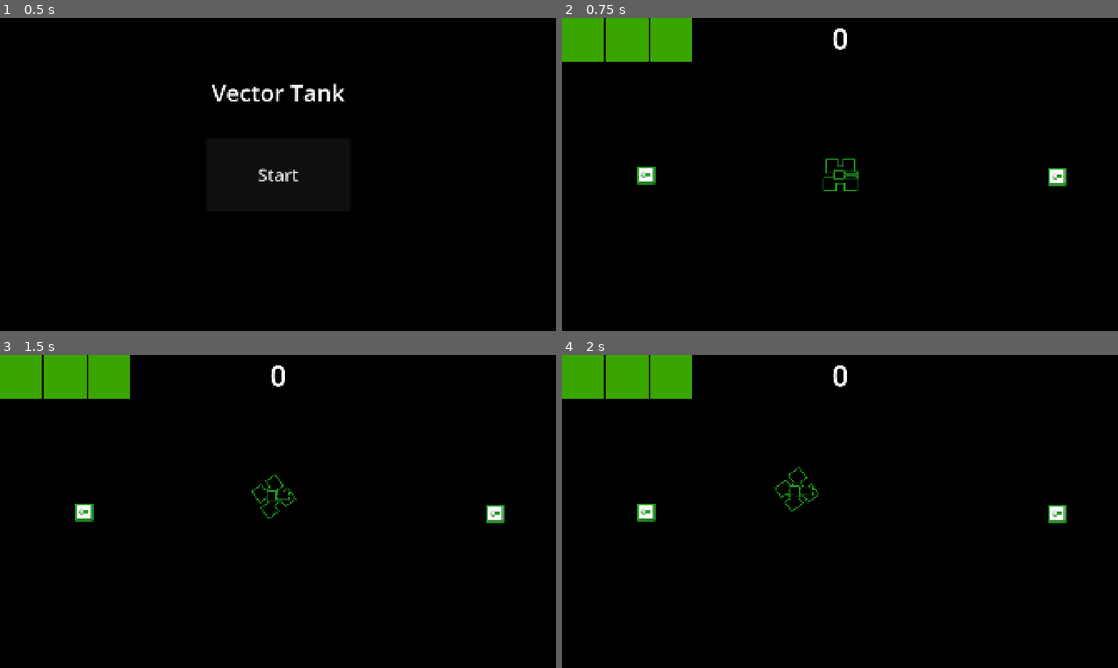
Above: before the commit, frames 1-4 (two rows, left to right).
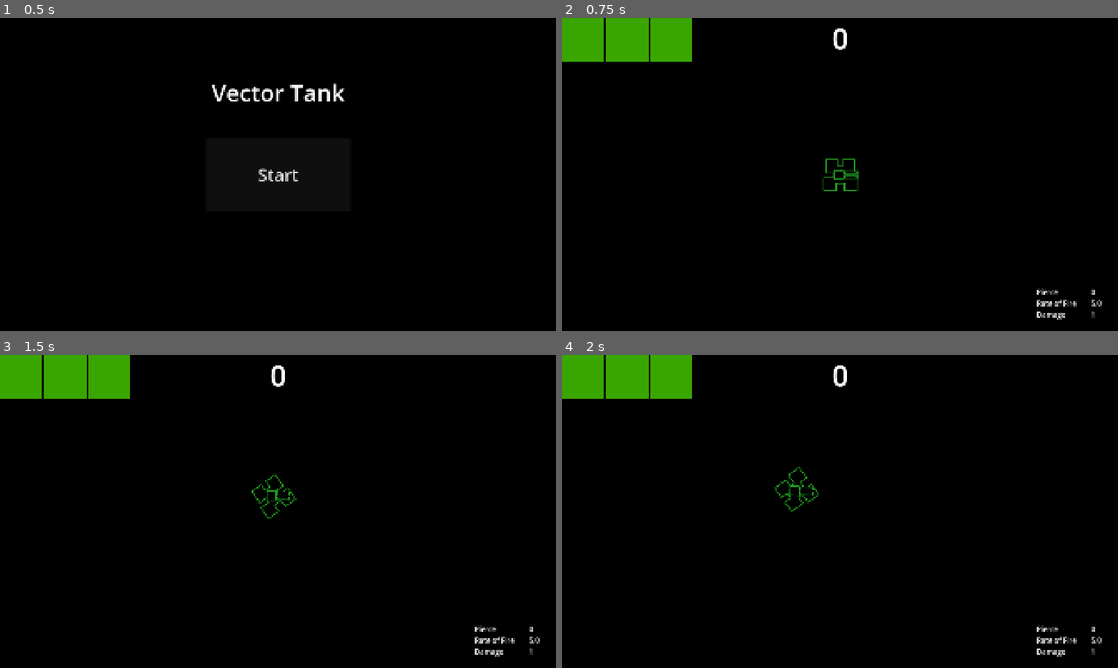
Above: after the commit, the same moments.

Repository: wlotter/godot-vector-tank
Game: Godot game, scene res://main.tscn
Two runs of this game, one before a commit and one after it. Both use one fixed random seed, a clock stepped at 60 frames per second and the inputs below.
Inputs (mouse positions are in pixels of both pictures, inside the frame that each line leads up to):
- Up to frame 1 (0.5 s): no input
- Up to frame 2 (0.75 s): click "Start" at 0.5 s
- Up to frame 3 (1.5 s): tap Enter at 1.25 s; move the mouse to (400, 495) at 1.27 s; hold W (move forwards) from 1.28 s (still down); hold A (rotate anticlockwise) from 1.28 s (still down)
- Up to frame 4 (2 s): keep holding W (move forwards); keep holding A (rotate anticlockwise)

Frame 1 is identical in both runs. In frame 2, 0.7% of the frame differs, in the area x 13-98%, y 47-97%; in frame 3, 0.7%; in frame 4, 0.7%.

Commit message:
power ups

Diff:
--- a/battle.gd
+++ b/battle.gd
@@ -10,7 +10,7 @@
 
 # Called when the node enters the scene tree for the first time.
 func _ready() -> void:
-	pass
+	$HUD.set_stats($Tank.get_stats())
 
 
 # Called every frame. 'delta' is the elapsed time since the previous frame.
@@ -58,3 +58,7 @@
 		var game_over_screen = load("res://scenes/ui/game_over.tscn").instantiate()
 		game_over_screen.set_score_display(score)
 		add_child(game_over_screen)
+
+
+func _on_tank_stat_update(stats: Dictionary) -> void:
+	$HUD.set_stats(stats)
--- a/battle.tscn
+++ b/battle.tscn
@@ -1,8 +1,7 @@
-[gd_scene load_steps=6 format=3 uid="uid://3ikl7ryb3a36"]
+[gd_scene load_steps=5 format=3 uid="uid://3ikl7ryb3a36"]
 
 [ext_resource type="Script" uid="uid://b0v6hvmikp60t" path="res://battle.gd" id="1_8lvy3"]
 [ext_resource type="PackedScene" uid="uid://dupeim4n8n1au" path="res://scenes/player/tank.tscn" id="1_n51mc"]
-[ext_resource type="PackedScene" uid="uid://da4ntn2dywxwi" path="res://scenes/player/power_up.tscn" id="4_6t8i5"]
 [ext_resource type="PackedScene" uid="uid://d0wg2j6y5d4x1" path="res://hud.tscn" id="5_ei00m"]
 
 [sub_resource type="Curve2D" id="Curve2D_7sfm4"]
@@ -22,12 +21,6 @@
 [node name="Tank" parent="." instance=ExtResource("1_n51mc")]
 position = Vector2(960, 540)
 rotation = -1.5708
-
-[node name="PowerUp" parent="." instance=ExtResource("4_6t8i5")]
-position = Vector2(1709, 547)
-
-[node name="PowerUp2" parent="." instance=ExtResource("4_6t8i5")]
-position = Vector2(289, 541)
 
 [node name="HUD" parent="." instance=ExtResource("5_ei00m")]
 
@@ -49,5 +42,6 @@
 position = Vector2(-128, -128)
 
 [connection signal="health_update" from="Tank" to="." method="_on_tank_health_update"]
+[connection signal="stat_update" from="Tank" to="." method="_on_tank_stat_update"]
 [connection signal="timeout" from="EnemySpawnPath/EnemySpawnTimer" to="." method="_on_enemy_spawn_timer_timeout"]
 [connection signal="timeout" from="EnemySpawnPath/EnemySpawnRampupTimer" to="." method="_on_enemy_spawn_rampup_timer_timeout"]
--- a/hud.gd
+++ b/hud.gd
@@ -21,6 +21,10 @@
 func set_score(score):
 	$CanvasLayer/Label.text = str(score)
 
+func set_stats(dict: Dictionary) -> void:
+	$CanvasLayer/GridContainer/PierceValue.text = str(dict.get("pierce", 0))
+	$CanvasLayer/GridContainer/ROFValue.text = str(dict.get("rate_of_fire", 5))
+	$CanvasLayer/GridContainer/DamageValue.text = str(dict.get("damage", 1))
 
 func set_health(value: int):
 	for i in range(value):
--- a/hud.tscn
+++ b/hud.tscn
@@ -1,6 +1,7 @@
-[gd_scene load_steps=2 format=3 uid="uid://d0wg2j6y5d4x1"]
+[gd_scene load_steps=3 format=3 uid="uid://d0wg2j6y5d4x1"]
 
 [ext_resource type="Script" uid="uid://bhr4fxfk7ww36" path="res://hud.gd" id="1_fyqef"]
+[ext_resource type="Theme" uid="uid://b0m0td2f2x6cs" path="res://scenes/ui/hud.tres" id="2_64ctp"]
 
 [node name="HUD" type="Control"]
 layout_mode = 3
@@ -49,3 +50,48 @@
 layout_mode = 2
 size_flags_horizontal = 3
 color = Color(0.223529, 0.65098, 0, 1)
+
+[node name="GridContainer" type="GridContainer" parent="CanvasLayer"]
+anchors_preset = 3
+anchor_left = 1.0
+anchor_top = 1.0
+anchor_right = 1.0
+anchor_bottom = 1.0
+offset_left = -120.0
+offset_top = -80.0
+offset_right = -58.0
+offset_bottom = -40.0
+grow_horizontal = 0
+grow_vertical = 0
+theme_override_constants/h_separation = 50
+columns = 2
+
+[node name="PierceLabel" type="Label" parent="CanvasLayer/GridContainer"]
+layout_mode = 2
+theme = ExtResource("2_64ctp")
+text = "Pierce"
+
+[node name="PierceValue" type="Label" parent="CanvasLayer/GridContainer"]
+layout_mode = 2
+theme = ExtResource("2_64ctp")
+text = "0"
+
+[node name="ROFLabel" type="Label" parent="CanvasLayer/GridContainer"]
+layout_mode = 2
+theme = ExtResource("2_64ctp")
+text = "Rate of Fire"
+
+[node name="ROFValue" type="Label" parent="CanvasLayer/GridContainer"]
+layout_mode = 2
+theme = ExtResource("2_64ctp")
+text = "0"
+
+[node name="DamageLabel" type="Label" parent="CanvasLayer/GridContainer"]
+layout_mode = 2
+theme = ExtResource("2_64ctp")
+text = "Damage"
+
+[node name="DamageValue" type="Label" parent="CanvasLayer/GridContainer"]
+layout_mode = 2
+theme = ExtResource("2_64ctp")
+text = "0"
--- a/project.godot
+++ b/project.godot
@@ -61,3 +61,4 @@
 2d_physics/layer_2="Enemy"
 2d_physics/layer_3="Player Projectile"
 2d_physics/layer_4="Enemy Projectile"
+2d_physics/layer_5="Pick Up"
--- a/scenes/enemies/enemy.gd
+++ b/scenes/enemies/enemy.gd
@@ -1,10 +1,17 @@
 class_name Enemy
 extends Area2D
 
+
+enum ENEMY_CLASS {MINION, ELITE}
+
+
 signal killed(score)
 
+
+var enemy_class: ENEMY_CLASS = ENEMY_CLASS.MINION
 var kill_score: int = 100
 var health: int = 1
+
 
 # Called when the node enters the scene tree for the first time.
 func _ready() -> void:
@@ -20,4 +27,10 @@
 	health -= area.damage
 	if health < 1:
 		killed.emit(kill_score)
+
+		if enemy_class == ENEMY_CLASS.ELITE:
+			var drop_node = PowerUpFactory.make_random()
+			drop_node.position = position
+			get_parent().add_child(drop_node)
+
 		queue_free()
--- a/scenes/enemies/enemy_tank.gd
+++ b/scenes/enemies/enemy_tank.gd
@@ -24,6 +24,7 @@
 	health = 7
 	kill_score = 300
 	strafe_direction = [-1, 1].pick_random()
+	enemy_class = Enemy.ENEMY_CLASS.ELITE
 
 
 # Called every frame. 'delta' is the elapsed time since the previous frame.
--- a/scenes/player/power_up.gd
+++ b/scenes/player/power_up.gd
@@ -1,9 +1,12 @@
 extends Area2D
 
-var power_up_type = "pierce"
+var power_up_type = PowerUpFactory.POWER_UP_TYPE.PIERCE
 
 # Called when the node enters the scene tree for the first time.
 func _ready() -> void:
+	print($Sprite2D.texture)
+	print($Sprite2D.visible)
+	print(visible)
 	pass # Replace with function body.
 
 
@@ -12,6 +15,5 @@
 	pass
 
 
-func _on_area_entered(area: Area2D) -> void:
-	area.upgrade_pierce()
-	queue_free()
+func set_texture(texture: CompressedTexture2D) -> void:
+	$Sprite2D.texture = texture
--- a/scenes/player/power_up.tscn
+++ b/scenes/player/power_up.tscn
@@ -1,21 +1,20 @@
 [gd_scene load_steps=4 format=3 uid="uid://da4ntn2dywxwi"]
 
-[ext_resource type="Texture2D" uid="uid://box41g7dbac5k" path="res://assets/player/power-up/pierce-power-up.png" id="1_u5axp"]
 [ext_resource type="Script" uid="uid://dyd1o5g2mtru5" path="res://scenes/player/power_up.gd" id="1_vdtji"]
+[ext_resource type="Texture2D" uid="uid://kmiumb3lrprp" path="res://assets/player/power-up/pierce-up.png" id="2_vdtji"]
 
 [sub_resource type="RectangleShape2D" id="RectangleShape2D_vdtji"]
 size = Vector2(32, 32)
 
 [node name="PowerUp" type="Area2D"]
 scale = Vector2(2, 2)
-collision_layer = 0
+collision_layer = 16
+collision_mask = 0
 script = ExtResource("1_vdtji")
 metadata/_edit_group_ = true
 
 [node name="Sprite2D" type="Sprite2D" parent="."]
-texture = ExtResource("1_u5axp")
+texture = ExtResource("2_vdtji")
 
 [node name="CollisionShape2D" type="CollisionShape2D" parent="."]
 shape = SubResource("RectangleShape2D_vdtji")
-
-[connection signal="area_entered" from="." to="." method="_on_area_entered"]
--- a/scenes/player/tank.gd
+++ b/scenes/player/tank.gd
@@ -11,6 +11,7 @@
 var hit_invulnerability_time: float = 2.0
 
 signal health_update(health: int)
+signal stat_update(stats: Dictionary)
 
 # Called when the node enters the scene tree for the first time.
 func _ready() -> void:
@@ -65,12 +66,41 @@
 	$WeaponGun.fire(get_parent(), position + shot_spawn_offset / 2, shot_vector)
 
 
+func get_stats() -> Dictionary:
+	return {
+		"pierce": $WeaponGun.projectile_pierce,
+		"rate_of_fire": snapped(1 / $WeaponGun.cooldown_time, 0.01),
+		"damage": $WeaponGun.projectile_damage
+	}
+
+
 func upgrade_pierce() -> void:
 	$WeaponGun.projectile_pierce += 1
 
 
-func _on_area_entered(_area: Area2D) -> void:
-	if not invulnerable:
+func upgrade_rate_of_fire() -> void:
+	$WeaponGun.cooldown_time = ($WeaponGun.cooldown_time) / (1 + $WeaponGun.cooldown_time)
+	$WeaponGun.projectile_speed *= 1.05
+
+
+func upgrade_damage() -> void:
+	$WeaponGun.projectile_damage += 1
+
+
+func _on_area_entered(area: Area2D) -> void:
+	var power_up_type = area.get("power_up_type")
+	if power_up_type != null:
+		if power_up_type == PowerUpFactory.POWER_UP_TYPE.PIERCE:
+			upgrade_pierce()
+		elif power_up_type == PowerUpFactory.POWER_UP_TYPE.RATE_OF_FIRE:
+			upgrade_rate_of_fire()
+		elif power_up_type == PowerUpFactory.POWER_UP_TYPE.DAMAGE:
+			upgrade_damage()
+
+		stat_update.emit(get_stats())
+		area.queue_free()
+
+	elif not invulnerable:
 		health -= 1
 		if health <= 0:
 			health = 0
--- a/scenes/player/tank.tscn
+++ b/scenes/player/tank.tscn
@@ -56,7 +56,7 @@
 
 [node name="Tank" type="Area2D"]
 scale = Vector2(2, 2)
-collision_mask = 10
+collision_mask = 26
 script = ExtResource("1_a62es")
 metadata/_edit_group_ = true
 
--- /dev/null
+++ b/scenes/ui/hud.tres
@@ -0,0 +1,4 @@
+[gd_resource type="Theme" format=3 uid="uid://b0m0td2f2x6cs"]
+
+[resource]
+default_font_size = 25
--- /dev/null
+++ b/scripts/power_up_factory.gd
@@ -0,0 +1,25 @@
+class_name PowerUpFactory
+extends Object
+
+enum POWER_UP_TYPE {PIERCE, DAMAGE, RATE_OF_FIRE}
+
+static var type_texture_dict = {
+	POWER_UP_TYPE.PIERCE: preload("res://assets/player/power-up/pierce-up.png"),
+	POWER_UP_TYPE.DAMAGE: preload("res://assets/player/power-up/damage-up.png"),
+	POWER_UP_TYPE.RATE_OF_FIRE: preload("res://assets/player/power-up/rate-of-fire-up.png"),
+}
+
+static var power_up_scene = preload("res://scenes/player/power_up.tscn")
+
+
+static func make(type: POWER_UP_TYPE) -> Node2D:
+	var node = power_up_scene.instantiate()
+
+	node.power_up_type = type
+	node.set_texture(type_texture_dict[type])
+
+	return node
+
+
+static func make_random() -> Node2D:
+	return make(POWER_UP_TYPE.values().pick_random())
Binary file added: assets/player/power-up/damage-up.png
Not shown, changed: assets/player/power-up/damage-up.png.import
Binary file removed: assets/player/power-up/pierce-power-up.aseprite
Binary file removed: assets/player/power-up/pierce-power-up.png
Binary file added: assets/player/power-up/pierce-up.png
Not shown, added: assets/player/power-up/pierce-up.png.import
Binary file added: assets/player/power-up/power-up-box.aseprite
Binary file added: assets/player/power-up/rate-of-fire-up.png
Not shown, added: assets/player/power-up/rate-of-fire-up.png.import
Not shown, added: scripts/power_up_factory.gd.uid
